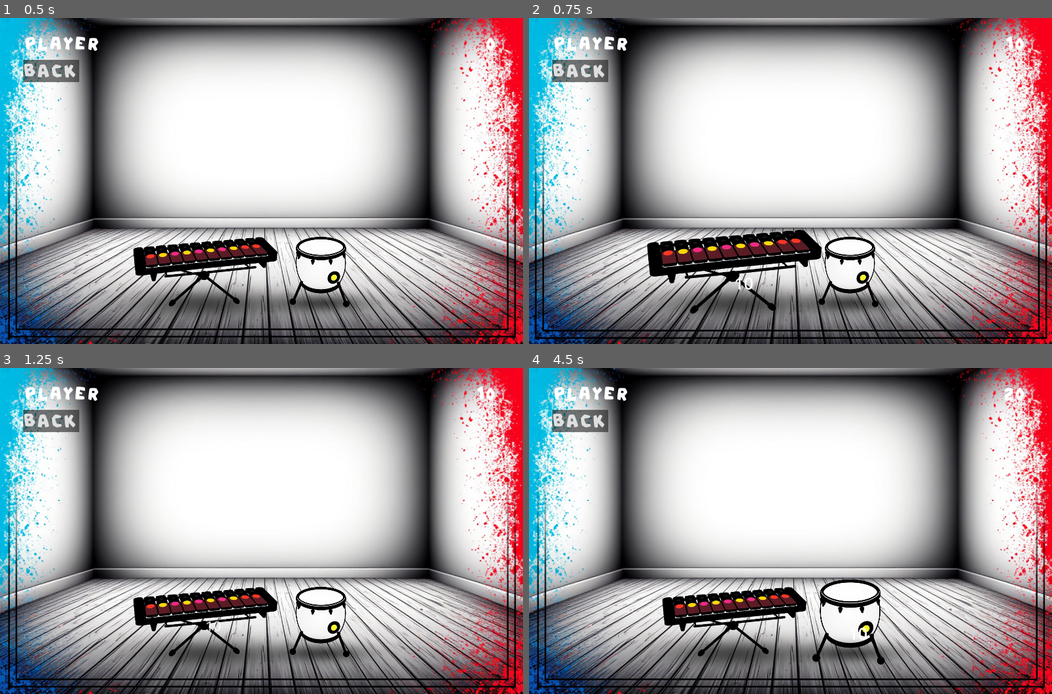
Above: before the commit, frames 1-4 (two rows, left to right).
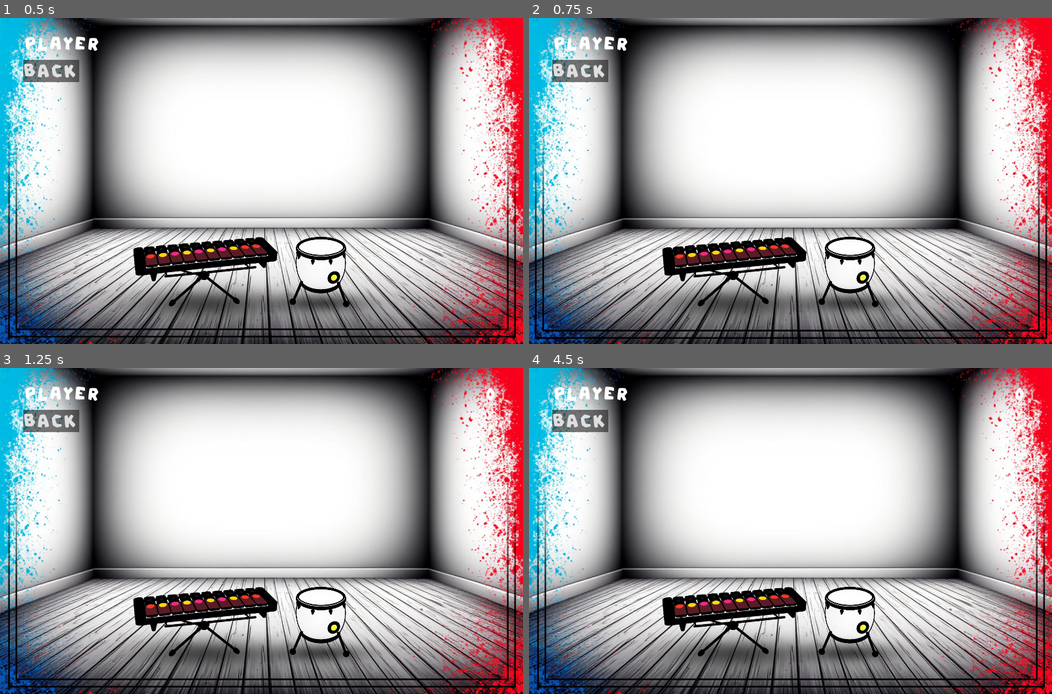
Above: after the commit, the same moments.

Repository: otumno/Bandgo
Game: Godot game, scene res://project/scenes/Game.tscn
Two runs of this game, one before a commit and one after it. Both use one fixed random seed, a clock stepped at 60 frames per second and the inputs below. This scene is started directly instead of the project's main scene.
Inputs (mouse positions are in pixels of both pictures, inside the frame that each line leads up to):
- Up to frame 1 (0.5 s): no input
- Up to frame 2 (0.75 s): tap Enter at 0.5 s; move the mouse to (732, 255) at 0.52 s; click (732, 255) at 0.67 s
- Up to frame 3 (1.25 s): no input
- Up to frame 4 (4.5 s): click "BACK" at 1.25 s; click "GAME" at 2 s; click "Player Очки: 10" (after the commit: "Player Очки: 0") at 2.75 s; click "Слот 2" at 3.5 s; tap Space at 4.25 s; move the mouse to (848, 612) at 4.27 s; click (848, 612) at 4.42 s

Frame 1 is identical in both runs. In frame 2, 2.6% of the frame differs, in the area x 22-95%, y 5-91%; in frame 3, less than 0.1%; in frame 4, 1.3%.

Commit message:
SomeChanges

Diff:
--- a/project/scripts/BPM_Manager.gd
+++ b/project/scripts/BPM_Manager.gd
@@ -1,7 +1,6 @@
 extends Node
 class_name BPM_Manager
 
-# Сигналы
 signal beat_triggered(beat_number: int)
 signal pattern_detected(pattern: Array)
 
@@ -12,17 +11,23 @@
 
 @export var metronome_pattern: Array[int] = [1, 2, 3, 0]
 @export var metronome_sounds: Array[AudioStream]
-
-@export var analysis_window: int = 4  # Количество тактов для анализа
+@export var analysis_window: int = 4
 
 var is_playing := false
 var current_beat := 0
 var players: Array[AudioStreamPlayer] = []
 var beat_timer: Timer
-var beat_history: Array[int] = []  # История тактов для анализа
+var beat_history: Array[int] = []:
+	get:
+		return beat_history
+	set(value):
+		beat_history = value
 
 func _ready():
-	# Предварительная загрузка звуков
+	_initialize_players()
+	_setup_timer()
+
+func _initialize_players():
 	for sound in metronome_sounds:
 		var player = AudioStreamPlayer.new()
 		player.stream = sound
@@ -30,7 +35,7 @@
 		add_child(player)
 		players.append(player)
 
-	# Точный таймер
+func _setup_timer():
 	beat_timer = Timer.new()
 	beat_timer.process_callback = Timer.TIMER_PROCESS_PHYSICS
 	add_child(beat_timer)
@@ -60,22 +65,16 @@
 func _process_beat():
 	if !is_playing: return
 
-	# Сохраняем текущий такт в историю
 	beat_history.append(current_beat)
-	while beat_history.size() > analysis_window * 2:  # Ограничиваем размер истории
+	while beat_history.size() > analysis_window * 2:
 		beat_history.remove_at(0)
 
-	# Воспроизводим звук для текущего такта
 	var sound_idx = metronome_pattern[current_beat % metronome_pattern.size()]
 	if sound_idx > 0 and sound_idx <= players.size():
 		players[sound_idx - 1].play()
 
-	# Уведомляем о новом такте
 	emit_signal("beat_triggered", current_beat)
-
-	# Проверяем паттерн и эмитируем сигнал, если он найден
 	_check_for_pattern()
-
 	current_beat += 1
 
 func _check_for_pattern():
@@ -87,19 +86,3 @@
 
 	if last_window == prev_window:
 		emit_signal("pattern_detected", last_window)
-		print("Emitting signal 'pattern_detected' from BPM_Manager:", last_window)
-
-# Проверка паттерна
-func check_pattern(pattern: Array) -> bool:
-	if pattern.size() != analysis_window:
-		return false
-
-	var total_beats = beat_history.size()
-	if total_beats < analysis_window * 2:
-		return false
-
-	# Проверяем, совпадает ли последний интервал с заданным паттерном
-	for i in range(analysis_window):
-		if beat_history[total_beats - analysis_window + i] != pattern[i]:
-			return false
-	return true
--- a/project/scripts/GlobalBalanceManager.gd
+++ b/project/scripts/GlobalBalanceManager.gd
@@ -8,4 +8,5 @@
 @export var upgrade_costs: Dictionary = {"speed": 100, "power": 200}
 @export var instrument_costs: Dictionary = {"guitar": 500, "drums": 800}
 @export var combo_multipliers: Array[int] = [1, 2, 3, 5, 10]
-@export var combo_pattern: Array[int] = [1, 1, 1, 1]  # можно задать шаблон
+@export var combo_pattern: Array[int] = [1, 1, 1, 1]
+@export var max_missed_beats_allowed: int = 3
--- a/project/scripts/Instrument.gd
+++ b/project/scripts/Instrument.gd
@@ -13,6 +13,8 @@
 @export var rhythm_window_ms: float = 100.0
 @export var combo_window_seconds: float = 2.0
 @export var combo_multipliers: Array[int] = [1, 2, 3, 5, 8]
+@export var allow_multiple_hits_per_beat: bool = false
+@export var miss_limit_before_combo_reset: int = 3
 
 @export_category("Visual Feedback")
 @export var score_popup_scene: PackedScene
@@ -33,12 +35,15 @@
 var bpm_manager: BPM_Manager
 var last_hit_time := 0.0
 var is_first_click := true
-var pattern_index := 0
 var feedback_tween: Tween
 var base_scale: Vector2
 var combo_count := 0
 var last_combo_time := 0.0
 var current_combo_multiplier := 1
+var _current_pattern_index := 0
+var _last_processed_beat := -1
+var _consecutive_misses := 0
+var _beat_hit_status := {}
 
 func _ready():
 	_initialize_nodes()
@@ -61,46 +66,57 @@
 func _connect_signals():
 	bpm_manager = get_node_or_null("/root/BPM_GlobalManager")
 	if bpm_manager:
-		print("BPM Manager linked in Instrument")
+		bpm_manager.beat_triggered.connect(_on_beat)
 	else:
 		push_error("BPM Manager not found in autoload!")
-
-	if pattern_analyzer:
-		pattern_analyzer.pattern_verified.connect(_on_pattern_verified)
-	else:
-		print("PatternAnalyzer not found - continuing without pattern analysis")
 
 func _on_input_event(_viewport, event: InputEvent, _shape_idx):
 	if event is InputEventMouseButton and event.pressed and event.button_index == MOUSE_BUTTON_LEFT:
 		_handle_click()
 
+func _on_beat(beat_number: int):
+	# Обработка пропущенных битов
+	if _last_processed_beat != -1 and beat_number > _last_processed_beat + 1:
+		var missed_beats = beat_number - _last_processed_beat - 1
+		_consecutive_misses += missed_beats
+		_current_pattern_index = (_current_pattern_index + missed_beats) % correct_sound_pattern.size()
+
+		if _consecutive_misses >= miss_limit_before_combo_reset:
+			_reset_combo()
+
 func _handle_click():
 	var current_time = Time.get_ticks_msec()
 	var current_beat = bpm_manager.current_beat if bpm_manager else 0
 
 	if is_first_click:
-		if bpm_manager:
-			bpm_manager.start_metronome()
-		is_first_click = false
-		if first_click_sound:
-			_play_sound(first_click_sound)
-
-	if pattern_analyzer:
-		pattern_analyzer.register_input(current_beat)
+		_handle_first_click()
+		return
+
+	if !allow_multiple_hits_per_beat && _beat_hit_status.get(current_beat, false):
+		_handle_fail_hit(true)
+		return
 
 	var is_in_rhythm = _check_rhythm(current_time)
+	_current_pattern_index = (_current_pattern_index + 1) % correct_sound_pattern.size()
+	_last_processed_beat = current_beat
+	_beat_hit_status[current_beat] = true
+	last_hit_time = current_time
+
+	if is_in_rhythm:
+		_handle_correct_hit()
+	else:
+		_handle_fail_hit(false)
+
 	_update_combo(current_time, is_in_rhythm)
-
-	if is_in_rhythm:
-		_play_correct_sound()
-		_add_points(int(points_per_click * in_rhythm_multiplier * current_combo_multiplier))
-	else:
-		_play_fail_sound()
-		_add_points(points_per_click)
-
-	last_hit_time = current_time
 	_play_visual_feedback()
 	_emit_particles(is_in_rhythm)
+
+func _handle_first_click():
+	if bpm_manager:
+		bpm_manager.start_metronome()
+	is_first_click = false
+	if first_click_sound:
+		_play_sound(first_click_sound)
 
 func _check_rhythm(current_time: float) -> bool:
 	if not bpm_manager:
@@ -113,6 +129,31 @@
 	return (time_in_beat <= rhythm_window_ms or
 		   (beat_time - time_in_beat) <= rhythm_window_ms)
 
+func _handle_correct_hit():
+	_consecutive_misses = 0
+	_play_correct_sound()
+	_add_points(int(points_per_click * in_rhythm_multiplier * current_combo_multiplier))
+
+func _handle_fail_hit(is_double_hit: bool):
+	combo_count = 0
+	current_combo_multiplier = 1
+	_play_fail_sound()
+	_add_points(points_per_click if !is_double_hit else 0)
+
+	if is_double_hit:
+		_show_combo_reset("Double hit!")
+
+func _reset_combo():
+	combo_count = 0
+	current_combo_multiplier = 1
+	_show_combo_reset("Miss limit reached!")
+
+func _show_combo_reset(message: String):
+	var popup_position = sprite.global_position if sprite else global_position
+	var popup = score_popup_scene.instantiate()
+	get_tree().root.add_child(popup)
+	popup.show_score(message, popup_position, Color.RED, 1)
+
 func _update_combo(current_time: float, is_in_rhythm: bool):
 	var time_since_last_combo = (current_time - last_combo_time) / 1000.0
 
@@ -133,9 +174,8 @@
 		var sound_idx = min(combo_count - 3, combo_sounds.size() - 1)
 		_play_sound(combo_sounds[sound_idx])
 	else:
-		audio_player.stream = correct_sound_pattern[pattern_index % correct_sound_pattern.size()]
+		audio_player.stream = correct_sound_pattern[_current_pattern_index]
 		audio_player.play()
-		pattern_index += 1
 
 func _play_fail_sound():
 	if fail_sound:
@@ -193,16 +233,3 @@
 		if combo_colors.size() > 0:
 			var color_idx = min(combo_count - 3, combo_colors.size() - 1)
 			combo_particles.modulate = combo_colors[color_idx]
-
-func _on_pattern_verified(pattern: Array[bool]):
-	await _start_automation(pattern)
-	pattern_analyzer.reset()
-
-func _start_automation(pattern: Array[bool]) -> void:
-	print("Playing back pattern:", pattern)
-	for i in range(pattern_analyzer.auto_repeat_count):
-		for hit in pattern:
-			await get_tree().create_timer(60.0 / bpm_manager.bpm).timeout
-			if hit and not correct_sound_pattern.is_empty():
-				var sound_index = randi() % correct_sound_pattern.size()
-				_play_sound(correct_sound_pattern[sound_index])
--- a/project/scripts/ScorePopup.gd
+++ b/project/scripts/ScorePopup.gd
@@ -6,8 +6,12 @@
 @export var max_scale: float = 1.5
 @export var fade_out_delay: float = 0.2
 
-func show_score(value: int, popup_position: Vector2, color: Color, multiplier: int = 1):
-	text = "x%d %d" % [multiplier, value] if multiplier > 1 else str(value)
+func show_score(value: Variant, popup_position: Vector2, color: Color, multiplier: int = 1):
+	if value is String:
+		text = value
+	else:
+		text = "x%d %d" % [multiplier, value] if multiplier > 1 else str(value)
+
 	self.modulate = color
 	self.global_position = popup_position
 	self.modulate.a = 1.0
Not shown, added: merge_gd_gui.exe
Not shown, added: project/scenes/Game.tscn30801925117.tmp
Not shown, added: project/scenes/Game.tscn30819248632.tmp
Not shown, added: project/scenes/Game.tscn30847852282.tmp
